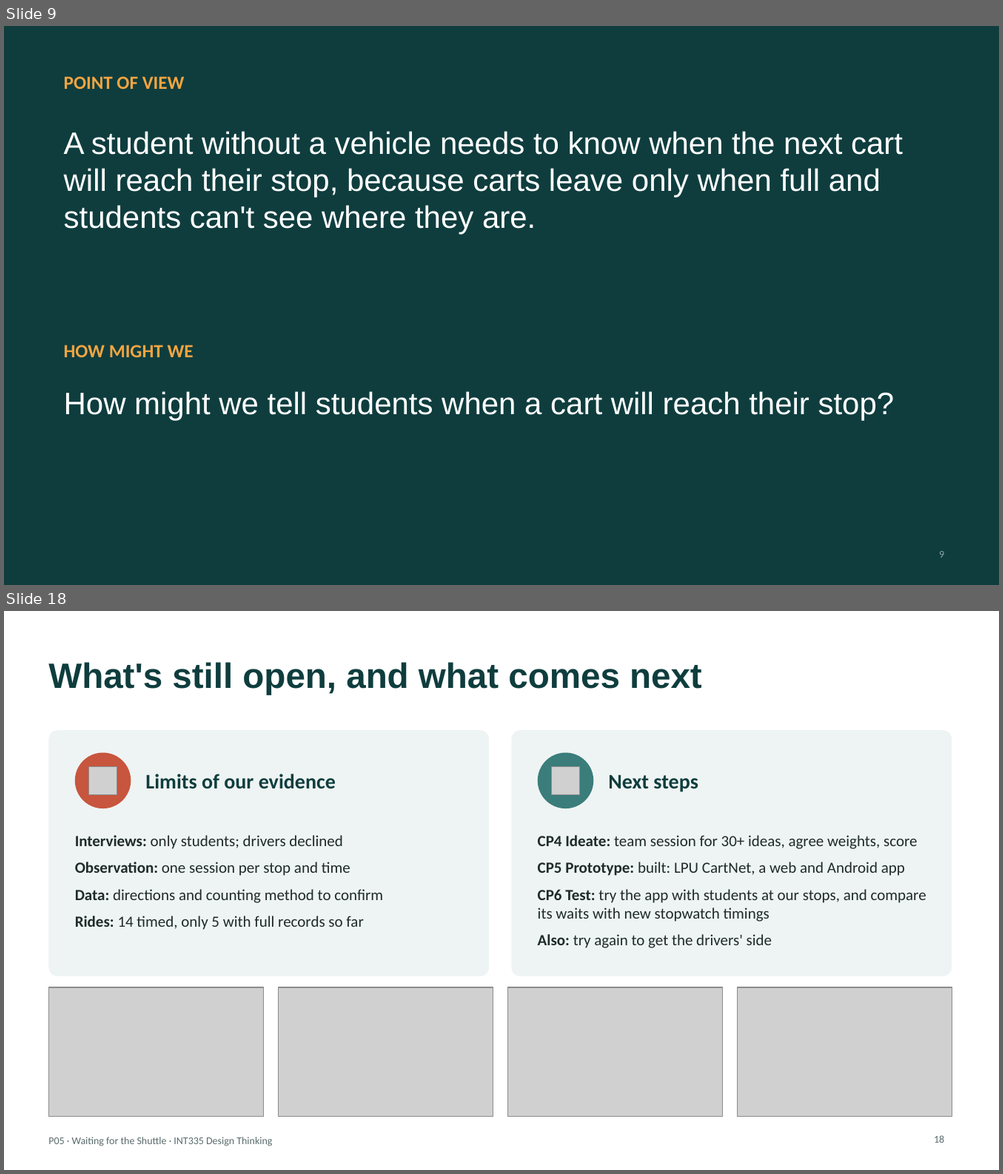
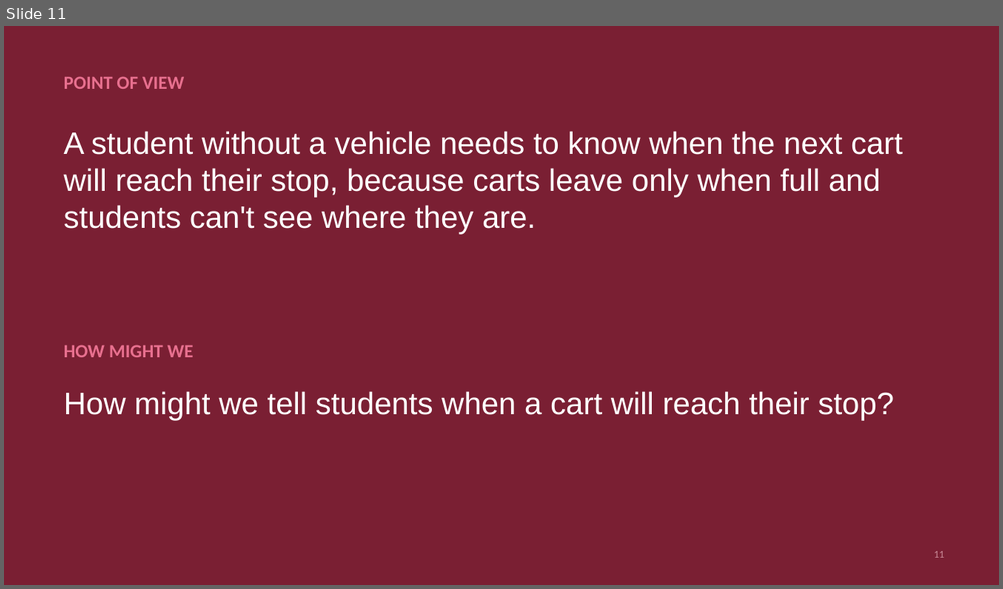
Before and after one commit to ShadowIzzHerZ/waiting-for-the-shuttle, a slide deck: deck/P05_Waiting_for_the_Shuttle.pptx. Shown one above the other, each under a label of ours: slides 9 and 18 before the commit, slide 11 after it; the slides between them are not shown. The pictures are 1003x1174 and 1003x589 pixels, drawn with LibreOffice and Linux fonts; fonts in the diff are those of the drawing; grey boxes stand for pictures. Boxes give left, top, right and bottom in pixels: in the first picture for what was removed or moved away, otherwise in the second. Text is boxed around its words. In the diff, an @@ line names an element or a change of style, - is before the commit and + after.

Commit message:
Deck follows the 12-section report skeleton, in the bracelet colours
Sections: problem, research plan, primary research, findings,
competitive analysis, personas and empathy map, ideation, storyboard and
journey, IA and user flow, prototype, testing and accessibility,
conclusion and links. New slides for the research plan, competitive
analysis, IA and user flow, testing and conclusion; dropped the affinity,
HMW-list and concept slides. Palette from the team's floral bracelet.

```diff
--- a/deck/P05_Waiting_for_the_Shuttle.pptx
+++ b/deck/P05_Waiting_for_the_Shuttle.pptx
@@ slide 18 removed at <box>4,611,999,1170</box>, background #FFFFFF @@
@@ title removed at <box>48,662,702,695</box> @@
-What's still open, and what comes next
@@ rounded rectangle removed at <box>48,730,489,977</box> @@
@@ rounded rectangle removed at <box>512,730,951,977</box> @@
@@ ellipse removed at <box>75,753,131,809</box> @@
@@ ellipse removed at <box>538,753,594,809</box> @@
@@ picture removed at <box>89,767,117,795</box> @@
@@ text removed at <box>145,774,336,789</box> @@
-Limits of our evidence
@@ picture removed at <box>552,767,580,795</box> @@
@@ text removed at <box>608,775,697,792</box> @@
-Next steps
@@ text removed at <box>75,835,383,930</box> @@
-Interviews: only students; drivers declined
-Observation: one session per stop and time
-Data: directions and counting method to confirm
-Rides: 14 timed, only 5 with full records so far
@@ text removed at <box>538,835,926,948</box> @@
-CP4 Ideate: team session for 30+ ideas, agree weights, score
-CP5 Prototype: built: LPU CartNet, a web and Android app
-CP6 Test: try the app with students at our stops, and compare its waits with new stopwatch timings
-Also: try again to get the drivers' side
@@ picture removed at <box>48,988,264,1117</box> @@
@@ picture removed at <box>278,988,492,1117</box> @@
@@ picture removed at <box>508,988,723,1117</box> @@
@@ picture removed at <box>737,988,951,1117</box> @@
@@ text removed at <box>48,1137,272,1147</box> @@
-P05 · Waiting for the Shuttle · INT335 Design Thinking
@@ page number removed at <box>933,1136,944,1143</box> @@
-18
@@ what was slide 9 is now slide 11 @@
@@ slide 11 changed as well @@
@@ background #0F3D3E to #7A1F33 @@
@@ title "POINT OF VIEW" at <box>64,76,185,89</box>: text colour #F2A541 to #E8708F @@
@@ text "HOW MIGHT WE" at <box>64,345,193,358</box>: text colour #F2A541 to #E8708F @@
@@ page number at <box>933,551,944,558</box>: text changed; text colour #8AA8A6 to #C98A97 @@
-9
+11
```
Also in this commit, not shown: 14 other slides changed, 5 slides added, 3 other slides removed, 1 other file.
